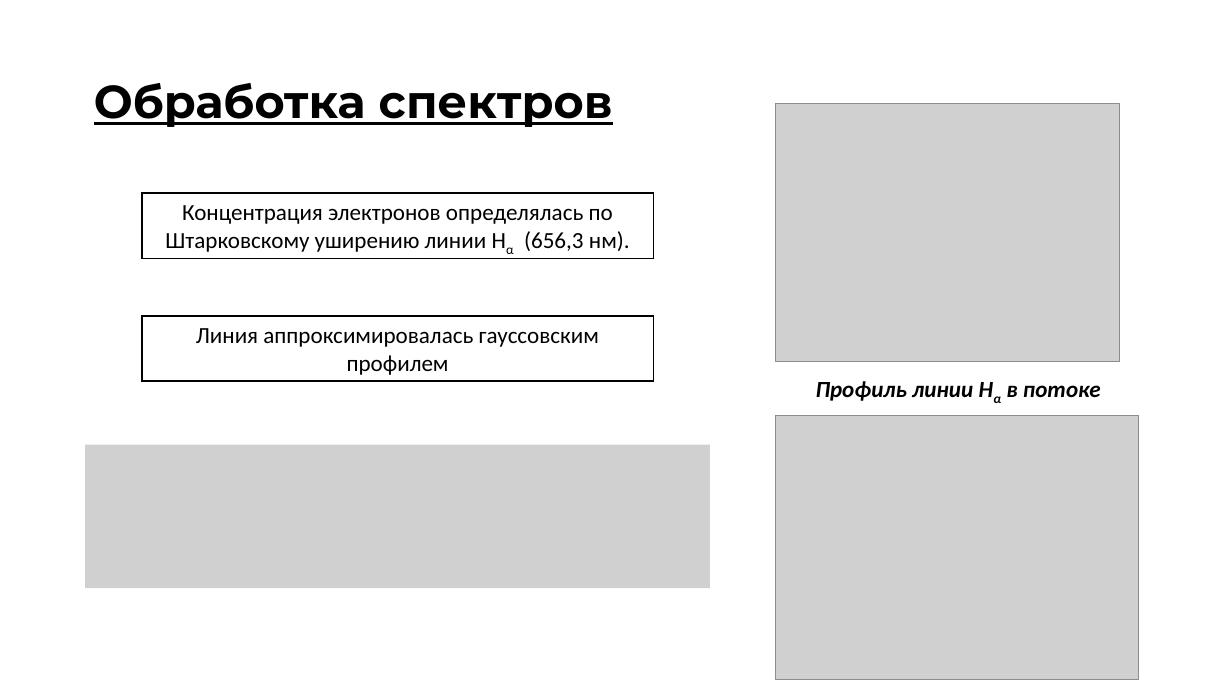
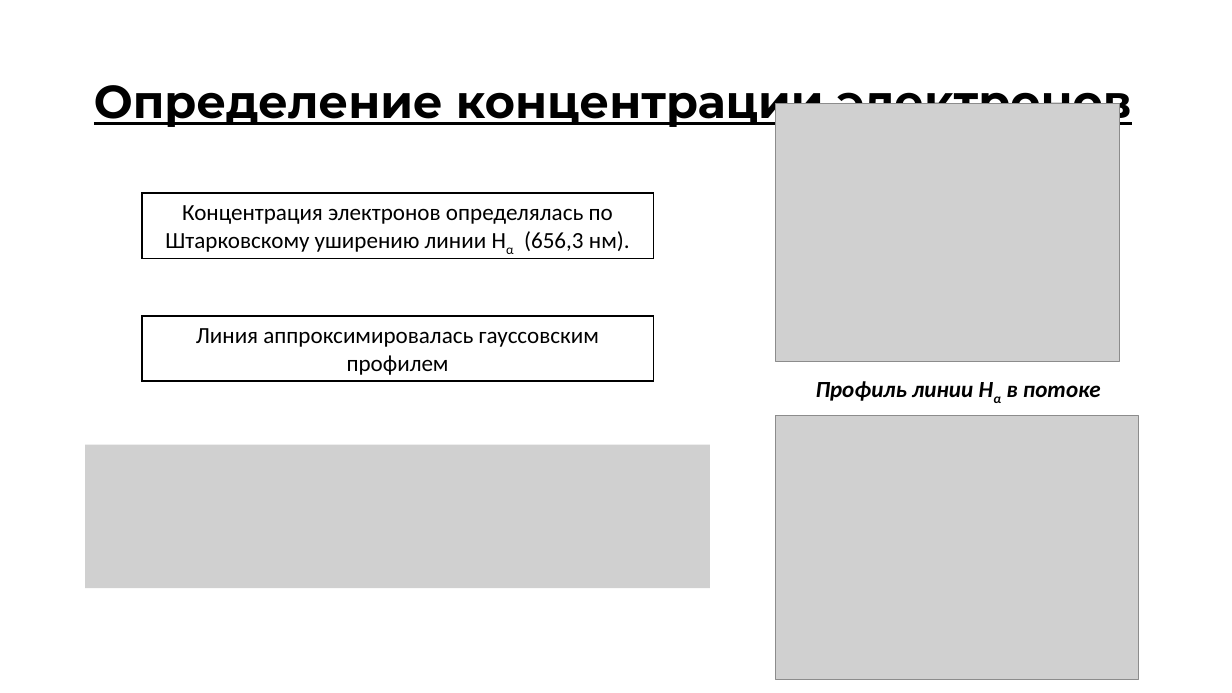
Before and after one commit to ulanich/msu, a slide deck: slide 25 of МАГ.ДИСС/предзащита.pptx (slide 9 before the commit). Drawn at 1232x693 pixels with LibreOffice and Linux fonts; fonts in the diff are those of the drawing; grey boxes stand for pictures. Boxes give left, top, right and bottom in pixels: in the first picture for what was removed or moved away, otherwise in the second. Text is boxed around its words. In the diff, an @@ line names an element or a change of style, - is before the commit and + after.

```diff
--- a/МАГ.ДИСС/предзащита.pptx
+++ b/МАГ.ДИСС/предзащита.pptx
@@ title at (94,74,1132,130): text changed @@
-Обработка спектров
+Определение концентрации электронов
```
Also in this commit, not shown: 14 other slides changed, 6 slides added, 3 other files.
